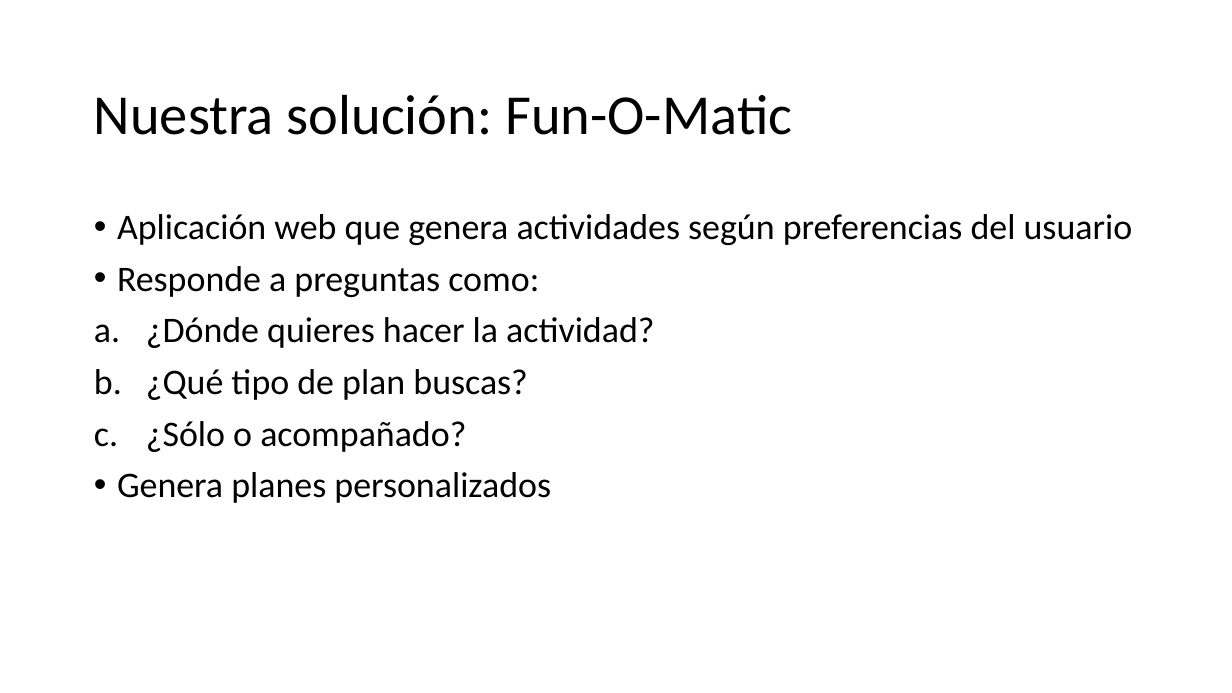
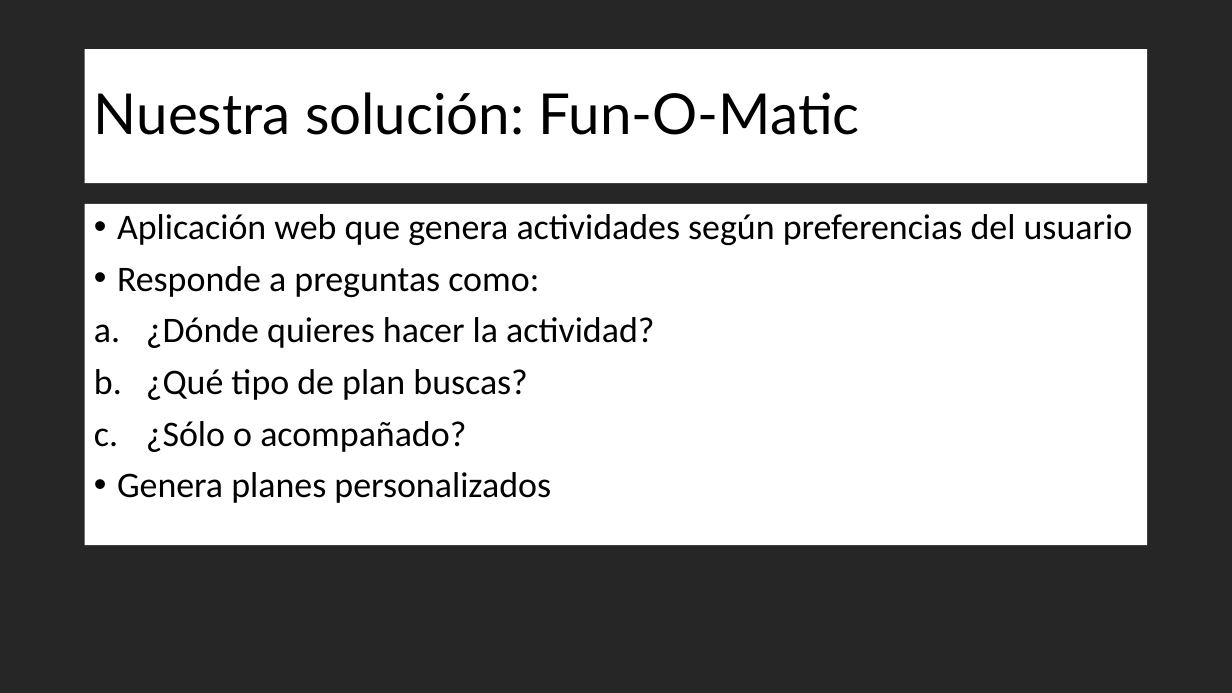
Before and after one commit to Merchecuesta/Portfolio, a slide deck: slide 4 of Funomatic/doc/Presentaciónapp.pptx. Drawn at 1232x693 pixels with LibreOffice and Linux fonts; fonts in the diff are those of the drawing; background and template pictures are left out. Boxes give left, top, right and bottom in pixels: in the first picture for what was removed or moved away, otherwise in the second. Text is boxed around its words. In the diff, an @@ line names an element or a change of style, - is before the commit and + after.

```diff
--- a/Funomatic/doc/Presentaciónapp.pptx
+++ b/Funomatic/doc/Presentaciónapp.pptx
@@ background picture (left out) to #262626 @@
@@ title "Nuestra solución: Fun-O-Matic": place and size @@
-title "Nuestra solución: Fun-O-Matic" at (94, 94, 792, 135)
+title "Nuestra solución: Fun-O-Matic" at (85, 49, 1148, 183)
@@ title "Nuestra solución: Fun-O-Matic" at (85, 49, 1148, 183): font Calibri to Lato @@
@@ text "Aplicación web que genera actividades ...": place and size @@
-text "Aplicación web que genera actividades ..." at (117, 214, 1133, 503)
+text "Aplicación web que genera actividades ..." at (85, 204, 1148, 545)
```
Also in this commit, not shown: 5 other slides changed, 2 slides added, 1 slide removed, 2 other files.
